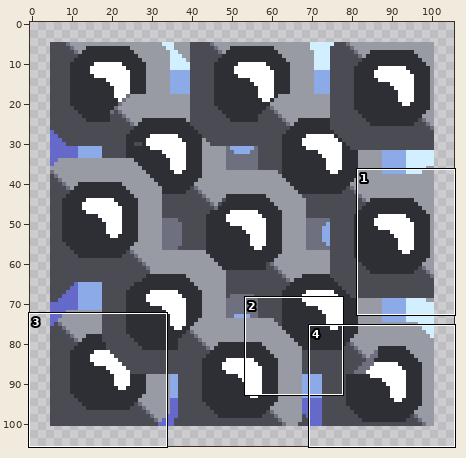
Pixel-art file -- GFX/compound-eye.ase. Above: a wide view before the commit, with the close-up outlined.
Close-up. Before the edit:
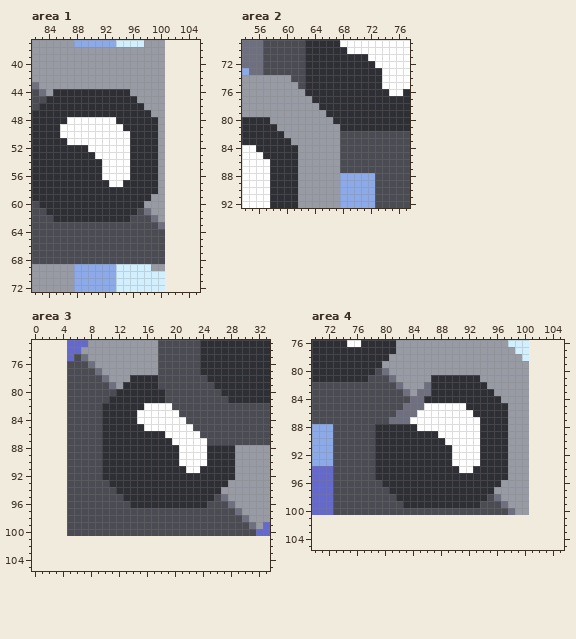
96x96 pixels, 1 frame. Shown: area 1: x 82..105, y 37..72; area 2: x 54..77, y 69..92; area 3: x 0..33, y 73..105; area 4: x 70..105, y 76..105. The old version is drawn lined up with the new one, on the new canvas. The commit also changed other parts of the picture, which this record leaves out.
Once edited:
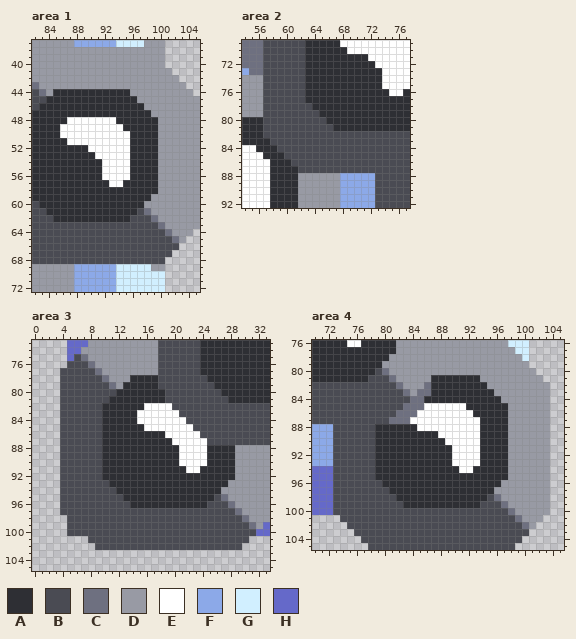
Palette (. is transparent): A #2e2f34  B #4a4b53  C #6e7080  D #989aa4  E #ffffff  F #8ca9e8  G #d1efff  H #6569c9
Difference:
canvas 96x96 -> 106x106, the old top-left corner now at 5,5
--- area 1
@@ x 99..105 @@
 40 DD.....
-41 DD.....
-42 DD.....
-43 DD.....
-44 DD.....
-45 DD.....
-46 DD.....
-47 DD.....
-48 AD.....
-49 AD.....
-50 AD.....
-51 AD.....
-52 AD.....
-53 AD.....
-54 AD.....
-55 AD.....
-56 AD.....
-57 AD.....
-58 AD.....
-59 DD.....
-60 DD.....
-61 DD.....
-62 CD.....
-63 BC.....
-64 BB.....
-65 BB.....
-66 BB.....
-67 BB.....
+41 DDD....
+42 DDDD...
+43 DDDDD..
+44 DDDDDD.
+45 DDDDDDD
+46 DDDDDDD
+47 DDDDDDD
+48 ADDDDDD
+49 ADDDDDD
+50 ADDDDDD
+51 ADDDDDD
+52 ADDDDDD
+53 ADDDDDD
+54 ADDDDDD
+55 ADDDDDD
+56 ADDDDDD
+57 ADDDDDD
+58 ADDDDDD
+59 DDDDDDD
+60 DDDDDDD
+61 DDDDDDD
+62 CDDDDDD
+63 BCDDDDD
+64 BBCDDD.
+65 BBBCD..
+66 BBBB...
+67 BBB....
 68 BB.....
--- area 2
@@ x 55..69 @@
 73 CCBBBBBBAAAAAAA
-74 DDDDDDBBAAAAAAA
-75 DDDDDDDBAAAAAAA
-76 DDDDDDDDAAAAAAA
-77 DDDDDDDDDAAAAAA
-78 DDDDDDDDDDAAAAA
-79 DDDDDDDDDDDAAAA
-80 AAADDDDDDDDDAAA
-81 AAAADDDDDDDDDAA
-82 AAAAADDDDDDDDBB
-83 AAAAAADDDDDDDBB
-84 EAAAAAADDDDDDBB
-85 EEAAAAADDDDDDBB
-86 EEEAAAADDDDDDBB
-87 EEEAAAADDDDDDBB
+74 DDBBBBBBAAAAAAA
+75 DDBBBBBBAAAAAAA
+76 DDBBBBBBAAAAAAA
+77 DDBBBBBBAAAAAAA
+78 DDBBBBBBBAAAAAA
+79 DDBBBBBBBBAAAAA
+80 AABBBBBBBBBAAAA
+81 AABBBBBBBBBBAAA
+82 AABBBBBBBBBBBBB
+83 AAABBBBBBBBBBBB
+84 EAAABBBBBBBBBBB
+85 EEAAABBBBBBBBBB
+86 EEEAAABBBBBBBBB
+87 EEEAAAABBBBBBBB
 88 EEEAAAADDDDDDFF
--- area 3
@@ x 2..6 @@
  76 ...BB
- 77 ...BB
- 78 ...BB
- 79 ...BB
- 80 ...BB
- 81 ...BB
- 82 ...BB
- 83 ...BB
- 84 ...BB
- 85 ...BB
- 86 ...BB
- 87 ...BB
- 88 ...BB
- 89 ...BB
- 90 ...BB
- 91 ...BB
- 92 ...BB
- 93 ...BB
- 94 ...BB
- 95 ...BB
- 96 ...BB
- 97 ...BB
+ 77 ..BBB
+ 78 ..BBB
+ 79 ..BBB
+ 80 ..BBB
+ 81 ..BBB
+ 82 ..BBB
+ 83 ..BBB
+ 84 ..BBB
+ 85 ..BBB
+ 86 ..BBB
+ 87 ..BBB
+ 88 ..BBB
+ 89 ..BBB
+ 90 ..BBB
+ 91 ..BBB
+ 92 ..BBB
+ 93 ..BBB
+ 94 ..BBB
+ 95 ..BBB
+ 96 ..BBB
+ 97 ..BBB
  98 ...BB
@@ x 0..33 @@
 100 .....BBBBBBBBBBBBBBBBBBBBBBBBBBBHH
-101 ..................................
-102 ..................................
+101 ........BBBBBBBBBBBBBBBBBBBBBBB...
+102 .........BBBBBBBBBBBBBBBBBBBBB....
 103 ..................................
--- area 4
@@ x 70..105 @@
  79 AAAAAAAAAADDDDDDDDDDDDDDDDDDDDD.....
- 80 AAAAAAAAABCDDDDDDDDDDDDDDDDDDDD.....
- 81 AAAAAAAABBBCDDDDDAAAAAAADDDDDDD.....
- 82 BBBBBBBBBBBBCDDDCAAAAAAAADDDDDD.....
- 83 BBBBBBBBBBBBBCDCCAAAAAAAAADDDDD.....
- 84 BBBBBBBBBBBBBBCCAAAAAAAAAAADDDD.....
- 85 BBBBBBBBBBBBBCCCEEEEEEAAAAAADDD.....
- 86 BBBBBBBBBBBBCCCEEEEEEEEAAAAADDD.....
- 87 BBBBBBBBBBBCCCEEEEEEEEEEAAAADDD.....
- 88 FFFBBBBBBAAAAAAEEEEEEEEEAAAADDD.....
- 89 FFFBBBBBBAAAAAAAAAEEEEEEAAAADDD.....
- 90 FFFBBBBBBAAAAAAAAAAEEEEEAAAADDD.....
- 91 FFFBBBBBBAAAAAAAAAAAEEEEAAAADDD.....
- 92 FFFBBBBBBAAAAAAAAAAAEEEEAAAADDD.....
- 93 FFFBBBBBBAAAAAAAAAAAEEEEAAAADDD.....
- 94 HHHBBBBBBAAAAAAAAAAAAEEAAAAADDD.....
- 95 HHHBBBBBBAAAAAAAAAAAAAAAAAAADDD.....
- 96 HHHBBBBBBBAAAAAAAAAAAAAAAAADDDD.....
- 97 HHHBBBBBBBBAAAAAAAAAAAAAAADDDDD.....
- 98 HHHBBBBBBBBBAAAAAAAAAAAAABCDDDD.....
- 99 HHHBBBBBBBBBBAAAAAAAAAAABBBCDDD.....
-100 HHHBBBBBBBBBBBBBBBBBBBBBBBBBCDD.....
-101 ....................................
-102 ....................................
-103 ....................................
-104 ....................................
-105 ....................................
+ 80 AAAAAAAAABCDDDDDDDDDDDDDDDDDDDDD....
+ 81 AAAAAAAABBBCDDDDDAAAAAAADDDDDDDDD...
+ 82 BBBBBBBBBBBBCDDDCAAAAAAAADDDDDDDDD..
+ 83 BBBBBBBBBBBBBCDCCAAAAAAAAADDDDDDDD..
+ 84 BBBBBBBBBBBBBBCCAAAAAAAAAAADDDDDDD..
+ 85 BBBBBBBBBBBBBCCCEEEEEEAAAAAADDDDDD..
+ 86 BBBBBBBBBBBBCCCEEEEEEEEAAAAADDDDDD..
+ 87 BBBBBBBBBBBCCCEEEEEEEEEEAAAADDDDDD..
+ 88 FFFBBBBBBAAAAAAEEEEEEEEEAAAADDDDDD..
+ 89 FFFBBBBBBAAAAAAAAAEEEEEEAAAADDDDDD..
+ 90 FFFBBBBBBAAAAAAAAAAEEEEEAAAADDDDDD..
+ 91 FFFBBBBBBAAAAAAAAAAAEEEEAAAADDDDDD..
+ 92 FFFBBBBBBAAAAAAAAAAAEEEEAAAADDDDDD..
+ 93 FFFBBBBBBAAAAAAAAAAAEEEEAAAADDDDDD..
+ 94 HHHBBBBBBAAAAAAAAAAAAEEAAAAADDDDDD..
+ 95 HHHBBBBBBAAAAAAAAAAAAAAAAAAADDDDDD..
+ 96 HHHBBBBBBBAAAAAAAAAAAAAAAAADDDDDDD..
+ 97 HHHBBBBBBBBAAAAAAAAAAAAAAADDDDDDDD..
+ 98 HHHBBBBBBBBBAAAAAAAAAAAAABCDDDDDDD..
+ 99 HHHBBBBBBBBBBAAAAAAAAAAABBBCDDDDDD..
+100 HHHBBBBBBBBBBBBBBBBBBBBBBBBBCDDDDD..
+101 ....BBBBBBBBBBBBBBBBBBBBBBBBBCDDD...
+102 .....BBBBBBBBBBBBBBBBBBBBBBBBBCD....
+103 ......BBBBBBBBBBBBBBBBBBBBBBBBB.....
+104 .......BBBBBBBBBBBBBBBBBBBBBBB......
+105 ........BBBBBBBBBBBBBBBBBBBBB.......
